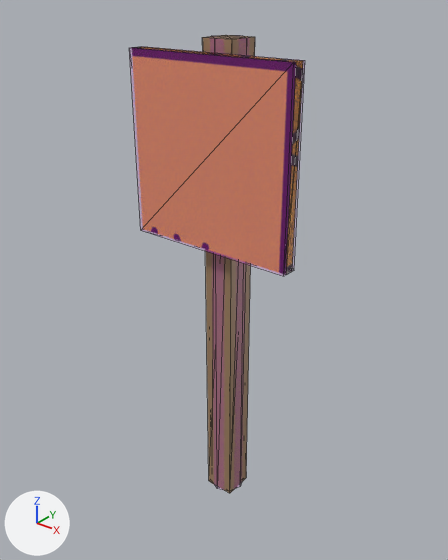
An edit to the COLLADA model beamng-props/course-signs/export/dae/arrow_triple_right.dae, drawn before and after from the same camera.
Rendered twice from a 50 mm camera at (1.098, -1.394, 1.69) aimed at (-0.015, -0.002, 0.827). Every picture has the same lights, and +X, +Y and +Z are marked at lower left. The picture after the commit comes second. Mesh edges are drawn as thin lines. Where no turn or scale is listed for an object, it has been applied to the vertices.

Names of what the first picture shows: 'Colmesh_post-1', 'Colmesh_sign-1', 'post', 'sign'.
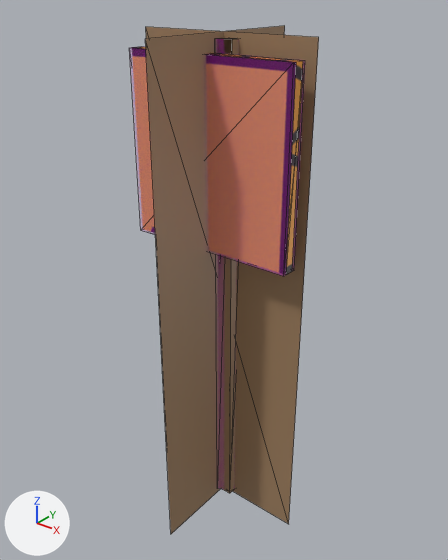
The newer file is also turned or shifted as a whole; pictures and numbers use the older file's frame.

Edits to the bpy script that builds the scene:
```text
Add me_arrow_triple_right_a800:
    me_arrow_triple_right_a800.from_pydata(...)  # a box spanning x -0.05..0.05, y -0.05..0.05, z 0.0..1.55, material slot 0; a box spanning x -0.28..0.28, y -0.09..-0.06, z 0.96..1.52, material slot 1
    me_arrow_triple_right_a800.materials.append(mat_wood_108)  # brown #a08161
    me_arrow_triple_right_a800.materials.append(mat_sign_108)  # picture img_arrow_triple_right_png
Add me_arrow_triple_right_a50:
    me_arrow_triple_right_a50.from_pydata([(-0.29, 0.0, -0.02), (0.29, 0.0, -0.02), (0.29, 0.0, 1.57), (-0.29, 0.0, 1.57), (0.0, -0.29, -0.02), (0.0, 0.29, -0.02), (0.0, 0.29, 1.57), (0.0, -0.29, 1.57)], [], [(1, 3, 0), (5, 7, 4), (1, 2, 3), (5, 6, 7)])
    me_arrow_triple_right_a50.materials.append(mat_wood_108)  # brown #a08161
Change ob_arrow_triple_right_a800:
    ob_arrow_triple_right_a800: bpy.data.objects.new('arrow_triple_right_a800', None) -> bpy.data.objects.new('arrow_triple_right_a800', me_arrow_triple_right_a800)
Remove ob_post:
    ob_post = bpy.data.objects.new('post', me_cube)
    ob_post.location = (0.0, 0.0, 0.775)
Remove ob_sign:
    ob_sign = bpy.data.objects.new('sign', me_cube_001)
    ob_sign.location = (0.0, -0.08, 1.24)
Add ob_arrow_triple_right_a50:
    ob_arrow_triple_right_a50 = bpy.data.objects.new('arrow_triple_right_a50', me_arrow_triple_right_a50)
    ob_arrow_triple_right_a50.location = (0.0, -0.022, 0.0)
```

Changed parts and their boxes (x1, y1, x2, y2) in the pictures (448 x 560 px):
'arrow_triple_right_a50', added (brown): after (145, 26, 319, 534)
'post', deleted (brown): before (202, 35, 255, 493)
'arrow_triple_right_a800', now drawn: after (133, 38, 303, 493)
    faces in mat_wood_108 (brown #a08161): (220, 38, 238, 493)
    faces in mat_sign_108 (picture img_arrow_triple_right_png): (133, 47, 303, 274)
'sign', deleted: before (133, 47, 303, 275)
